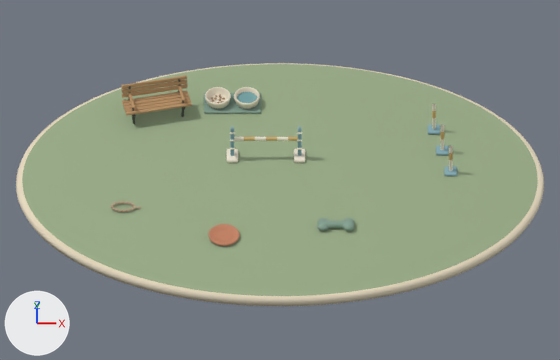
The Blender file design/yard-blender/playground.blend as it was, and as the next commit left it.
The view is the same before and after, from the file's camera 'Playground camera'. Lighting does not change. The marker at lower left points along +X, +Y and +Z. The first picture is the older version.

The first picture shows 'Agility blue', 'Agility cream', 'Disc grip ring', 'Lawn edge', 'Lawn surface', 'Oak end grain', 'Sage silicone', 'Warm graphite', 'Warm ivory ceramic', 'Yard oak' and 5 more.
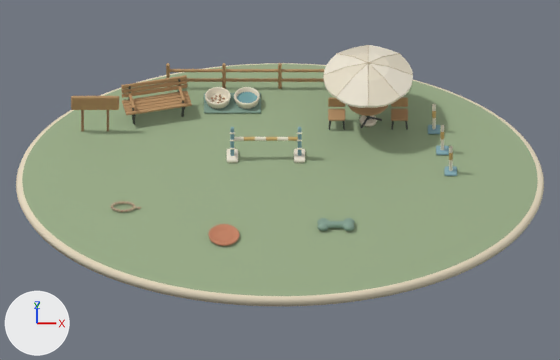
Where the change shows, as pixel boxes (x1, y1, x2, y2) in the pictures (560 x 360 px):
'Yard oak', reshaped (369% wider, 44% taller)
    before: (121, 75, 192, 115)
    after: (71, 63, 408, 121)
'Warm ivory ceramic', reshaped (273% wider, 261% taller)
    before: (205, 87, 260, 109)
    after: (205, 45, 413, 127)
'Agility cream', reshaped (87% taller)
    before: (227, 104, 453, 171)
    after: (227, 45, 453, 171)
'Warm graphite', reshaped (384% wider, 13% taller)
    before: (128, 79, 185, 124)
    after: (128, 79, 408, 130)
'Oak end grain', reshaped
    before: (211, 94, 225, 103)
    after: (81, 94, 225, 131)
'Natural cotton', added
    after: (324, 53, 412, 97)
part 1 of me_큐브, added (brown)
    after: (166, 63, 408, 121)
part 2 of me_큐브, added (brown)
    after: (71, 96, 119, 110)
part 3 of me_큐브_008, added
    after: (329, 116, 408, 130)
part 4 of me_ceramic_pet_bowl, added
    after: (359, 115, 377, 127)
part 5 of me_ceramic_pet_bowl, added (pale yellow)
    after: (370, 54, 413, 75)
part 6 of me_ceramic_pet_bowl, added
    after: (338, 45, 368, 62)
part 7 of me_ceramic_pet_bowl, added (pale yellow)
    after: (323, 63, 367, 99)
part 8 of me_ceramic_pet_bowl, added (pale yellow)
    after: (368, 64, 400, 108)
part 9 of me_큐브_021, added
    after: (81, 110, 84, 131)
part 10 of me_큐브_021, added
    after: (107, 110, 109, 131)
part 11 of me_큐브_035, added
    after: (368, 45, 399, 62)
part 12 of me_큐브_035, added (pale yellow)
    after: (324, 54, 367, 74)
part 13 of me_큐브_035, added (pale yellow)
    after: (337, 64, 368, 108)
part 14 of me_큐브_035, added (pale yellow)
    after: (369, 63, 413, 98)

The change, as a list of edits to the scene's bpy script:
```text
Change me_큐브:
    used by ob_yard_oak; location = (-4.33, 3.09, 0.61); rotation_euler = (0.0, 0.0, 0.22), in degrees (0, 0, 13)
    remove me_큐브.from_pydata(...)  # 960 vertices, 980 faces; spans x -1.2..1.2, y -0.07..0.8, z -0.04..0.69
    add me_큐브.from_pydata(...)  # 2352 vertices, 2348 faces; spans x -3.16..8.71, y -2.42..1.71, z -0.61..1.07
    me_큐브 part 1: 1296 vertices added at x 0.64..8.71, y -2.42..1.71, z -0.61..0.55
    me_큐브 part 2: 96 vertices added at x -3.16..-1.48, y -0.22..0.26, z 0.42..1.07
Change me_큐브_008:
    used by ob_warm_graphite; location = (-5.24, 2.97, 0.29); rotation_euler = (0.0, -0.09, 0.22), in degrees (0, -5.2, 13)
    remove me_큐브_008.from_pydata(...)  # 960 vertices, 980 faces; spans x -0.04..1.94, y -0.15..0.69, z -0.45..0.96
    add me_큐브_008.from_pydata(...)  # 1152 vertices, 1076 faces; spans x -0.04..9.55, y -2.49..0.69, z -1.11..0.96
    me_큐브_008 part 3: 192 vertices added at x 6.68..9.55, y -2.49..-1.23, z -1.11..-0.09
Change me_ceramic_pet_bowl:
    remove me_ceramic_pet_bowl.from_pydata(...)  # 1536 vertices, 1408 faces; spans x 3.07..5.03, y 1.34..2.26, z 0.09..0.43
    add me_ceramic_pet_bowl.from_pydata(...)  # 1824 vertices, 1672 faces; spans x 3.07..10.5, y -0.7..2.5, z 0.0..2.82
    me_ceramic_pet_bowl part 4: a new loose piece of 160 vertices spanning x 8.58..9.22, y 0.58..1.22, z 0.0..0.12, in mat_warm_ivory_ceramic (pale yellow #e6ddc7)
    me_ceramic_pet_bowl part 5: a new loose piece of 32 vertices spanning x 8.9..10.5, y 0.9..2.03, z 2.09..2.82, in mat_warm_ivory_ceramic (pale yellow #e6ddc7)
    me_ceramic_pet_bowl part 6: a new loose piece of 32 vertices spanning x 7.77..8.9, y 0.9..2.5, z 2.09..2.82, in mat_warm_ivory_ceramic (pale yellow #e6ddc7)
    me_ceramic_pet_bowl part 7: a new loose piece of 32 vertices spanning x 7.3..8.9, y -0.23..0.9, z 2.09..2.82, in mat_warm_ivory_ceramic (pale yellow #e6ddc7)
    me_ceramic_pet_bowl part 8: a new loose piece of 32 vertices spanning x 8.9..10.03, y -0.7..0.9, z 2.09..2.82, in mat_warm_ivory_ceramic (pale yellow #e6ddc7)
Change me_큐브_021:
    remove me_큐브_021.from_pydata(...)  # 1248 vertices, 1274 faces; spans x -0.338..0.184, y -0.263..0.281, z -0.023..0.023
    add me_큐브_021.from_pydata(...)  # 1456 vertices, 1478 faces; spans x -4.945..5.338, y -1.455..0.281, z -0.195..2.605
    me_큐브_021 part 9: a new loose piece of 96 vertices spanning x -4.945..-4.855, y -1.455..-1.345, z -0.195..1.205, in mat_oak_end_grain (brown #a27c59)
    me_큐브_021 part 10: a new loose piece of 96 vertices spanning x -4.045..-3.955, y -1.455..-1.345, z -0.195..1.205, in mat_oak_end_grain (brown #a27c59)
    other edits to the shape of me_큐브_021 do not show in these pictures
Change me_큐브_035:
    remove me_큐브_035.from_pydata(...)  # 864 vertices, 832 faces; spans x -0.21..7.86, y -0.87..1.46, z -0.07..1.2
    add me_큐브_035.from_pydata(...)  # 992 vertices, 968 faces; spans x -0.21..7.86, y -0.87..3.5, z -0.07..2.75
    me_큐브_035 part 11: a new loose piece of 32 vertices spanning x 4.85..5.98, y 1.9..3.5, z 2.02..2.75, in mat_agility_cream (pale yellow #ece5d3)
    me_큐브_035 part 12: a new loose piece of 32 vertices spanning x 3.25..4.85, y 1.9..3.03, z 2.02..2.75, in mat_agility_cream (pale yellow #ece5d3)
    me_큐브_035 part 13: a new loose piece of 32 vertices spanning x 3.72..4.85, y 0.3..1.9, z 2.02..2.75, in mat_agility_cream (pale yellow #ece5d3)
    me_큐브_035 part 14: a new loose piece of 32 vertices spanning x 4.85..6.45, y 0.77..1.9, z 2.02..2.75, in mat_agility_cream (pale yellow #ece5d3)
Add ob_natural_cotton:
    ob_natural_cotton = bpy.data.objects.new('Natural cotton', me_parasol_seam)  # 192 vertices, 128 faces; spans x 1.55..4.75, y 1.5..4.7, z 2.23..2.84; in mat_natural_cotton (beige #cebfa2)
    ob_natural_cotton.location = (0.0, 0.0, 0.0)
```
